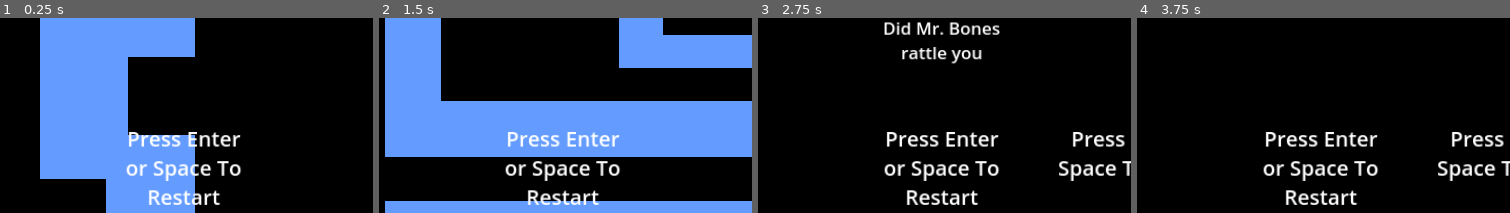
Above: before the commit, frames 1-4 (left to right).
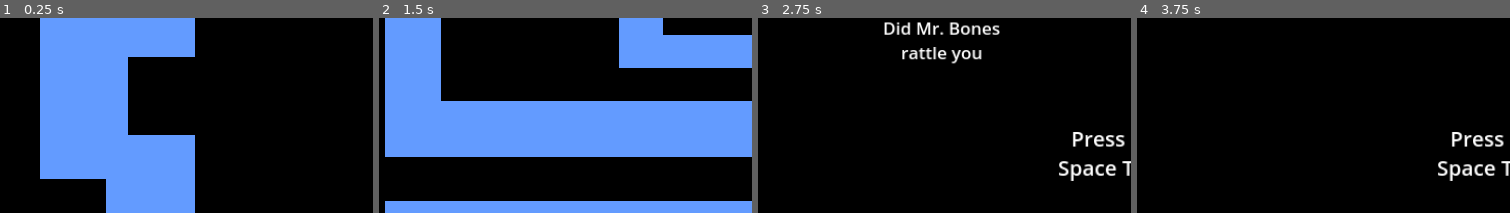
Above: after the commit, the same moments.

Repository: kirby-b/Mouse-Maze-Godot
Game: Godot game, scene res://scenes/lvl_1.tscn
The game is run twice, just before and just after one commit, with the same random seed, the same clock (stepped at 60 frames per second) and the same inputs.
Inputs (mouse positions are % of the whole screen's width and height, from its top left):
- Up to frame 1 (0.25 s): no input
- Up to frame 2 (1.5 s): tap Enter (ui_accept) at 0.5, 0.77, 1.25 s; move the mouse to (93, 68) at 0.52 s; move the mouse to (8, 13) at 1.27 s
- Up to frame 3 (2.75 s): tap Enter (ui_accept) at 1.52, 2 s; move the mouse to (79, 47) at 2.02 s
- Up to frame 4 (3.75 s): tap Enter (ui_accept) at 2.75, 3.02, 3.5 s; move the mouse to (93, 16) at 2.77 s; move the mouse to (84, 71) at 3.52 s
The pictures show only the part of the screen within x 0-50%, y 37-87%; the shares and areas given below are measured in that part.

The runs differ from the first frame. In frame 1, 3.1% of the frame differs, in the area x 33-65%, y 58-96%; in frame 2, 3.1%; in frame 3, 3.3%; in frame 4, 3.3%.

Commit message:
Update screen_player.tscn

Diff:
--- a/scenes/screen_player.tscn
+++ b/scenes/screen_player.tscn
@@ -143,6 +143,18 @@
 "update": 1,
 "values": [false]
 }
+tracks/8/type = "value"
+tracks/8/imported = false
+tracks/8/enabled = true
+tracks/8/path = NodePath("RichTextLabel2:visible")
+tracks/8/interp = 1
+tracks/8/loop_wrap = true
+tracks/8/keys = {
+"times": PackedFloat32Array(0),
+"transitions": PackedFloat32Array(1),
+"update": 1,
+"values": [false]
+}
 
 [sub_resource type="Animation" id="Animation_2wsch"]
 resource_name = "Fail"
@@ -329,6 +341,18 @@
 tracks/7/interp = 1
 tracks/7/loop_wrap = true
 tracks/7/keys = {
+"times": PackedFloat32Array(0),
+"transitions": PackedFloat32Array(1),
+"update": 1,
+"values": [false]
+}
+tracks/8/type = "value"
+tracks/8/imported = false
+tracks/8/enabled = true
+tracks/8/path = NodePath("RichTextLabel2:visible")
+tracks/8/interp = 1
+tracks/8/loop_wrap = true
+tracks/8/keys = {
 "times": PackedFloat32Array(0),
 "transitions": PackedFloat32Array(1),
 "update": 1,
@@ -450,6 +474,7 @@
 text = "[center][font_size=30]Press Enter or Space To Restart[/font_size][/center]"
 
 [node name="RichTextLabel2" type="RichTextLabel" parent="."]
+visible = false
 offset_left = 192.0
 offset_top = 384.0
 offset_right = 384.0
